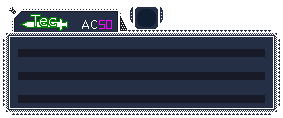
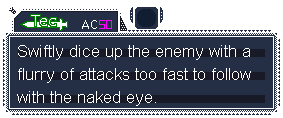
Comparing the layer stacks of the two w=283, h=118 images. Changes:
added layer "Swiftly dice up the enemy with..." above "BG" over [17, 45, 251, 106]
